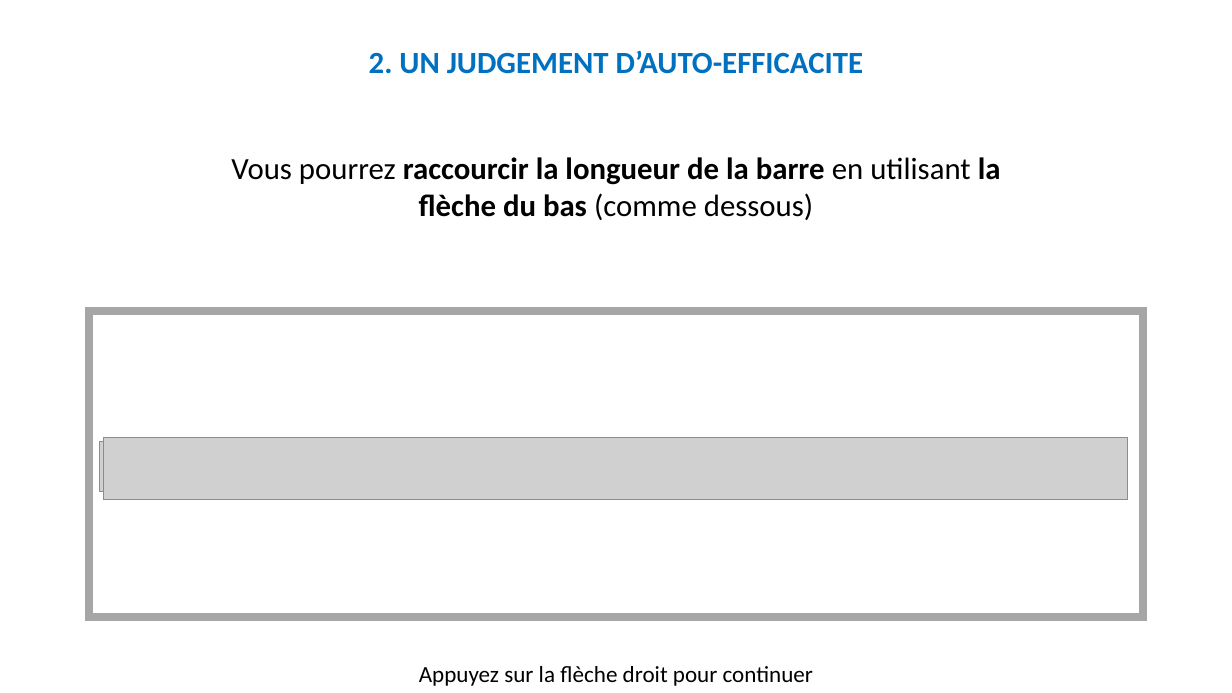
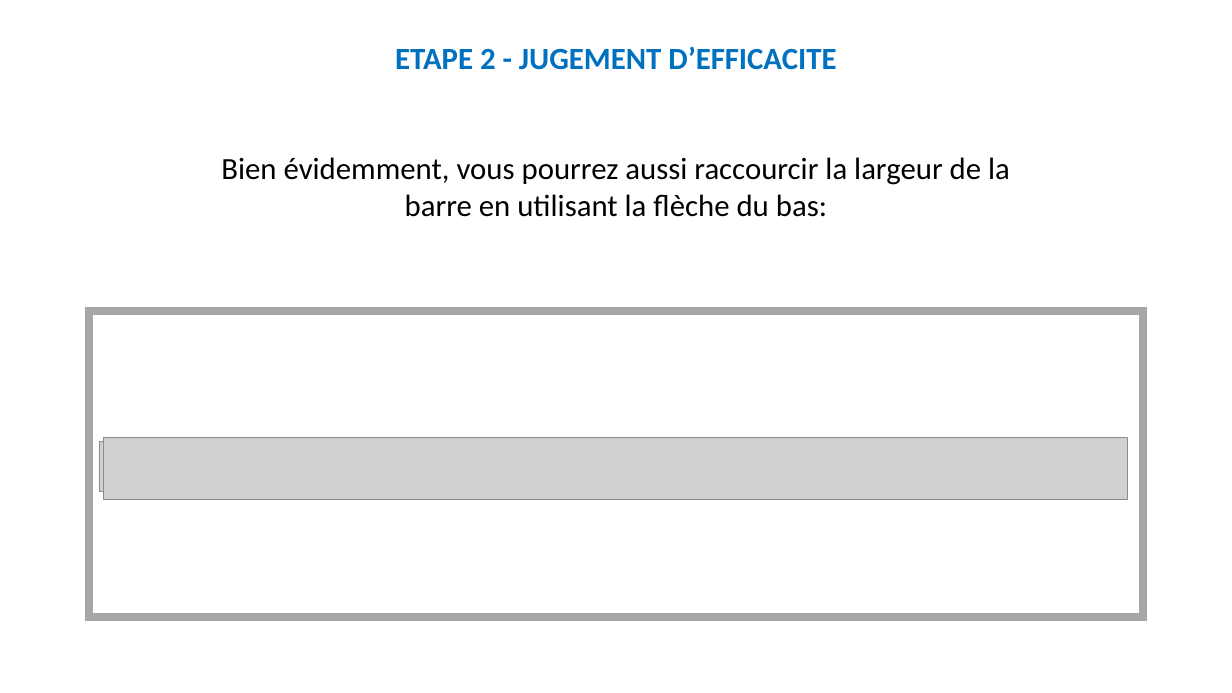
Before and after one commit to MBB-team/Online_Testing, a slide deck: slide 12 of src/Self_Efficacy/Stimuli/Instructions.pptx (slide 22 before the commit). Drawn at 1232x693 pixels with LibreOffice and Linux fonts; fonts in the diff are those of the drawing; grey boxes stand for pictures. Boxes give left, top, right and bottom in pixels: in the first picture for what was removed or moved away, otherwise in the second. Text is boxed around its words. In the diff, an @@ line names an element or a change of style, - is before the commit and + after.

```diff
--- a/src/Self_Efficacy/Stimuli/Instructions.pptx
+++ b/src/Self_Efficacy/Stimuli/Instructions.pptx
@@ text at [395,46,836,70]: text changed @@
-2. UN JUDGEMENT D’AUTO-EFFICACITE
+ETAPE 2 - JUGEMENT D’EFFICACITE
@@ text at [221,157,1010,217]: text changed; bold off @@
-Vous pourrez raccourcir la longueur de la barre en utilisant la flèche du bas (comme dessous)
+Bien évidemment, vous pourrez aussi raccourcir la largeur de la barre en utilisant la flèche du bas:
@@ text removed at [419,666,813,686] @@
-Appuyez sur la flèche droit pour continuer
```
Also in this commit, not shown: 22 other slides changed, 10 slides added, 22 slides removed.
